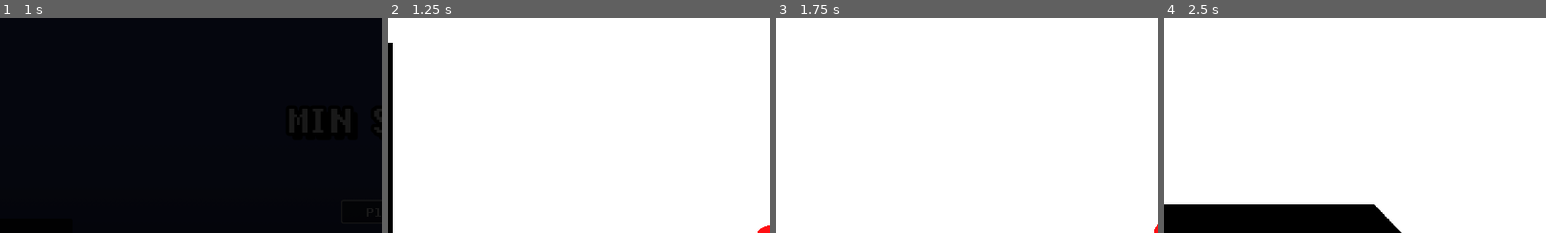
Above: before the commit, frames 1-4 (left to right).
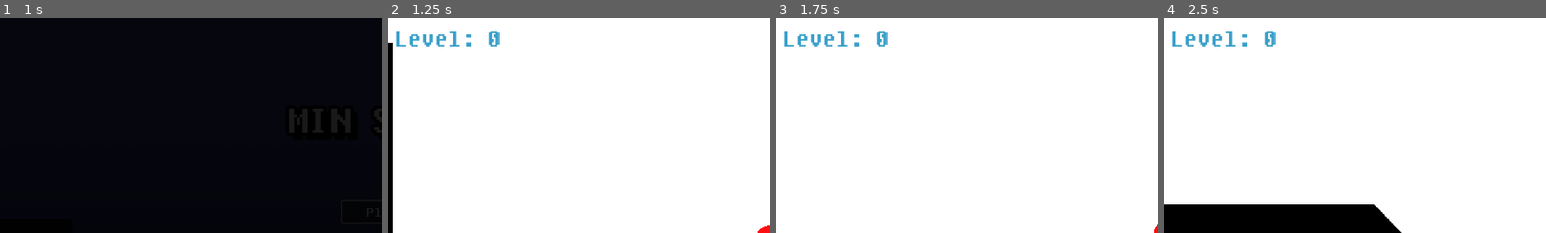
Above: after the commit, the same moments.

Repository: kagamiAL/CALHACKS_2024
Game: Godot game, scene res://scenes/Main/Main.tscn
The game is run twice, just before and just after one commit, with the same random seed, the same clock (stepped at 60 frames per second) and the same inputs.
Inputs:
- Up to frame 1 (1 s): click "Play" at 0.5 s
- Up to frame 2 (1.25 s): no input
- Up to frame 3 (1.75 s): tap Enter (ui_accept) at 1.25, 1.52 s; hold Right (ui_right) from 1.28 s (still down)
- Up to frame 4 (2.5 s): keep holding Right (ui_right); tap Enter (ui_accept) at 2.27 s
The pictures show only the part of the screen within x 0-50%, y 0-50%; the shares and areas given below are measured in that part.

Frame 1 is identical in both runs. In frame 2, 0.7% of the frame differs, in the area x 2-30%, y 6-14%; in frame 3, 0.7%; in frame 4, 0.7%.

Commit message:
level indicator added

Diff:
--- a/scenes/Main/Game.gd
+++ b/scenes/Main/Game.gd
@@ -3,10 +3,12 @@
 @onready var player_scene = preload("res://scenes/Player/Player.tscn") as PackedScene
 @onready var game_over_scene = preload("res://scenes/UI/GameOver.tscn") as PackedScene
 @onready var game_win_scene = preload("res://scenes/UI/GameWin.tscn") as PackedScene
+@onready var level_indicator_scene = preload("res://scenes/UI/LevelIndicator.tscn") as PackedScene
 
 var maps: Dictionary = {};
 var map_node: Node2D;
 var player;
+var level_indicator;
 
 var current_level: int = 0;
 
@@ -54,6 +56,7 @@
 		player.queue_free()
 		map_node.queue_free()
 	else:
+		level_indicator.change_indicated_level(current_level)
 		player.reset()
 		load_current_level()
 
@@ -66,6 +69,8 @@
 func _ready():
 	set_up_maps_from_dir("res://scenes/Maps")
 	load_current_level()
+	level_indicator = level_indicator_scene.instantiate()
+	add_child(level_indicator)
 	player = player_scene.instantiate()
 	add_child(player)
 	player.won.connect(on_player_won)
--- /dev/null
+++ b/scenes/UI/LevelIndicator.gd
@@ -0,0 +1,11 @@
+extends Control
+
+@onready var level: Label = $%Level
+
+
+# Called when the node enters the scene tree for the first time.
+func _ready():
+	pass
+
+func change_indicated_level(new_level: int):
+	level.text = "Level: " + str(new_level)
--- /dev/null
+++ b/scenes/UI/LevelIndicator.tscn
@@ -0,0 +1,28 @@
+[gd_scene load_steps=2 format=3 uid="uid://c68igqu6e4wp6"]
+
+[ext_resource type="Script" path="res://scenes/UI/LevelIndicator.gd" id="1_ogqmj"]
+
+[node name="LevelIndicator" type="Control"]
+layout_mode = 3
+anchors_preset = 15
+anchor_right = 1.0
+anchor_bottom = 1.0
+grow_horizontal = 2
+grow_vertical = 2
+script = ExtResource("1_ogqmj")
+
+[node name="CanvasLayer" type="CanvasLayer" parent="."]
+
+[node name="VBoxContainer" type="VBoxContainer" parent="CanvasLayer"]
+offset_left = 10.0
+offset_top = 10.0
+offset_right = 66.0
+offset_bottom = 50.0
+
+[node name="Level" type="Label" parent="CanvasLayer/VBoxContainer"]
+unique_name_in_owner = true
+layout_mode = 2
+theme_override_colors/font_color = Color(0.223529, 0.627451, 0.792157, 1)
+theme_override_font_sizes/font_size = 40
+text = "Level: 0
+"
